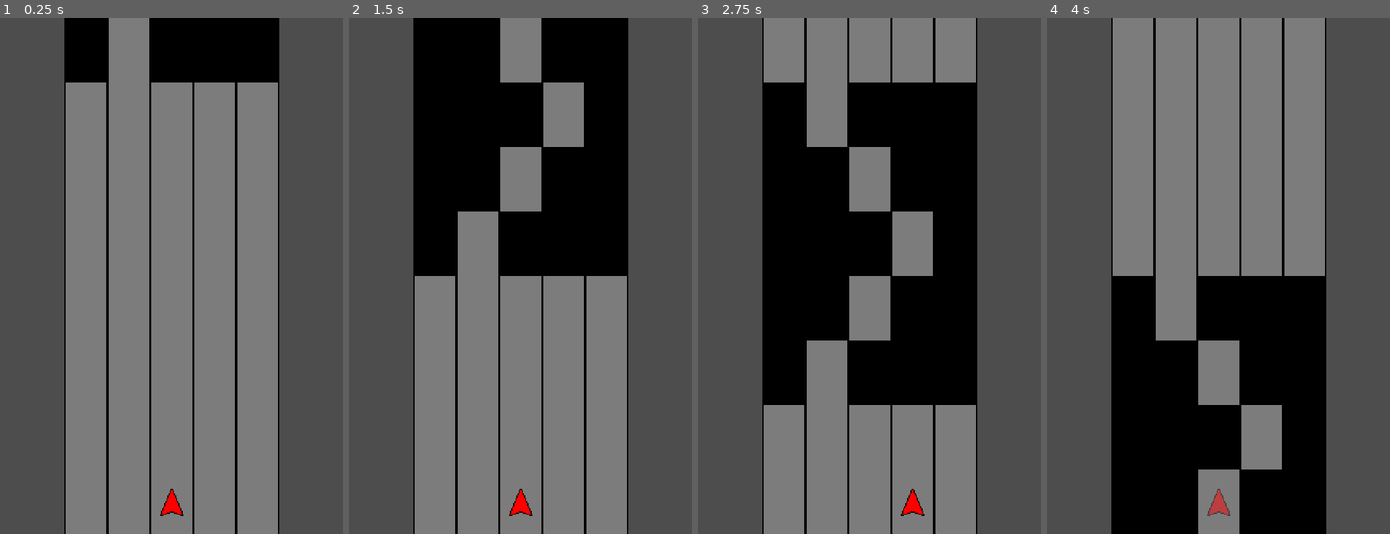
Above: before the commit, frames 1-4 (left to right).
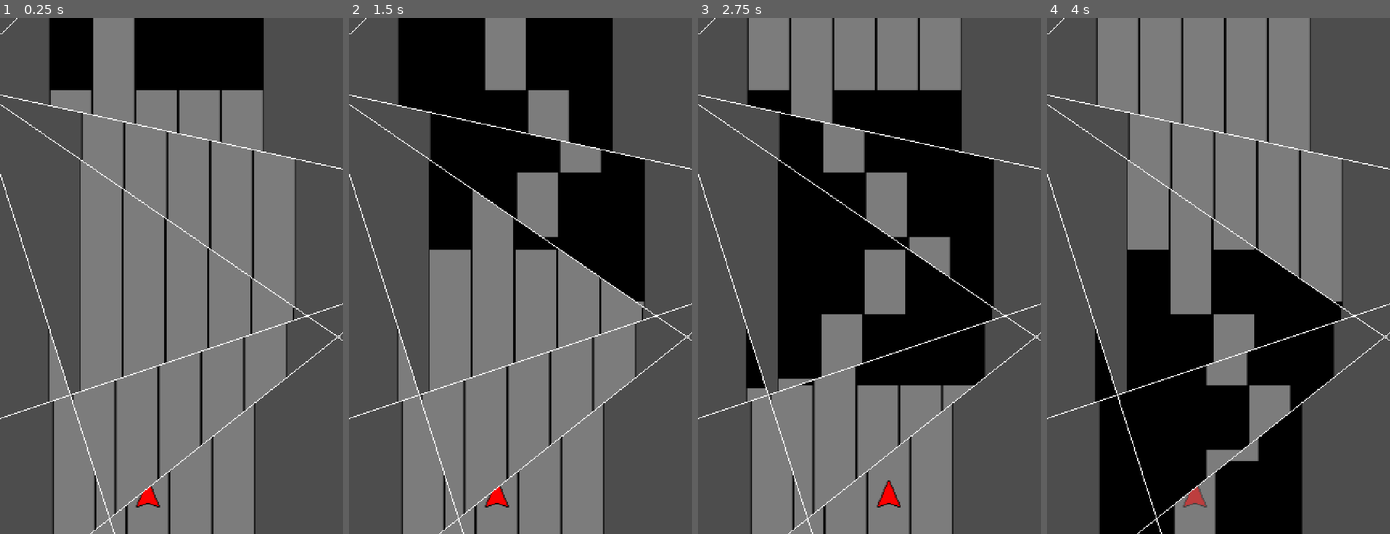
Above: after the commit, the same moments.

Repository: PizzaLovers007/Acerola-Jam-0
Game: Godot game, scene res://Scenes/Game.tscn
The game is run twice, just before and just after one commit, with the same random seed, the same clock (stepped at 60 frames per second) and the same inputs. Sound files missing from this copy of the repository are replaced by a short silence.
Inputs:
- Up to frame 1 (0.25 s): no input
- Up to frame 2 (1.5 s): hold Right (ui_right) 0.53-1.28 s; tap Enter at 1.25 s; hold Left (ui_left) from 1.28 s (still down)
- Up to frame 3 (2.75 s): release Left (ui_left) at 2.03 s; hold Right (ui_right) from 2.03 s (still down)
- Up to frame 4 (4 s): tap Space at 2.75 s; release Right (ui_right) at 3.53 s; hold Left (ui_left) from 3.53 s (still down)

The runs differ from the first frame. In frame 1, 18% of the frame differs, in the area x 0-100%, y 0-100%; in frame 2, 21%; in frame 3, 22%; in frame 4, 21%.

Commit message:
Simple skew shader impl

Diff:
--- a/Scenes/Game.tscn
+++ b/Scenes/Game.tscn
@@ -12,12 +12,18 @@
 [ext_resource type="Script" path="res://Scripts/PostProcessing.gd" id="10_geo82"]
 [ext_resource type="Shader" path="res://Shaders/wavy.gdshader" id="10_hm5qq"]
 [ext_resource type="Shader" path="res://Shaders/dim.gdshader" id="10_l0dwx"]
+[ext_resource type="Shader" path="res://Shaders/skew.gdshader" id="13_8uihi"]
+[ext_resource type="Texture2D" uid="uid://dptw7ixoj71cx" path="res://Textures/skew.png" id="14_4ikar"]
 
 [sub_resource type="ShaderMaterial" id="ShaderMaterial_o32ba"]
 shader = ExtResource("10_hm5qq")
 
 [sub_resource type="ShaderMaterial" id="ShaderMaterial_go1wx"]
 shader = ExtResource("10_l0dwx")
+
+[sub_resource type="ShaderMaterial" id="ShaderMaterial_nswmx"]
+shader = ExtResource("13_8uihi")
+shader_parameter/skew_texture = ExtResource("14_4ikar")
 
 [node name="Game" type="Node2D"]
 
@@ -91,3 +97,13 @@
 anchor_bottom = 1.0
 grow_horizontal = 2
 grow_vertical = 2
+
+[node name="Skew" type="CanvasLayer" parent="PostProcessing"]
+
+[node name="ColorRect" type="ColorRect" parent="PostProcessing/Skew"]
+material = SubResource("ShaderMaterial_nswmx")
+anchors_preset = 15
+anchor_right = 1.0
+anchor_bottom = 1.0
+grow_horizontal = 2
+grow_vertical = 2
--- /dev/null
+++ b/Shaders/skew.gdshader
@@ -0,0 +1,28 @@
+shader_type canvas_item;
+
+uniform sampler2D screen_texture : hint_screen_texture, repeat_disable, filter_nearest;
+uniform sampler2D skew_texture : repeat_disable, filter_linear;
+
+float hash21(vec2 v) {
+	return fract(3627.1348 * sin(dot(v, vec2(912.1235, 579.1223))));
+}
+
+void vertex() {
+	// Called for every vertex the material is visible on.
+}
+
+void fragment() {
+	// Called for every pixel the material is visible on.
+	vec2 offset = texture(skew_texture, SCREEN_UV).rg;
+	if (offset == vec2(0., 0.)) {
+		COLOR = vec4(1.,1.,1.,1.);
+	} else {
+		vec2 uv = SCREEN_UV + (offset - 0.5) * 0.15;
+		COLOR = textureLod(screen_texture, uv, 0.0);
+	}
+}
+
+//void light() {
+	// Called for every pixel for every light affecting the CanvasItem.
+	// Uncomment to replace the default light processing function with this one.
+//}
Not shown: 1 places in Scenes/Game.tscn that only renumber resources
Binary file added: Textures/skew.png
Not shown, added: Textures/skew.png.import
